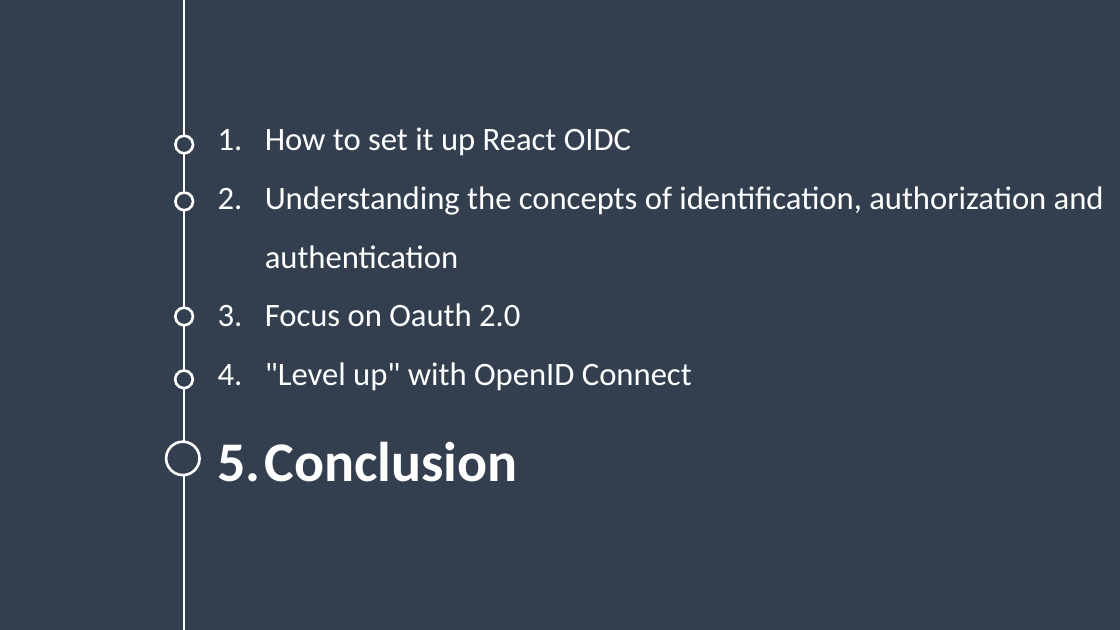
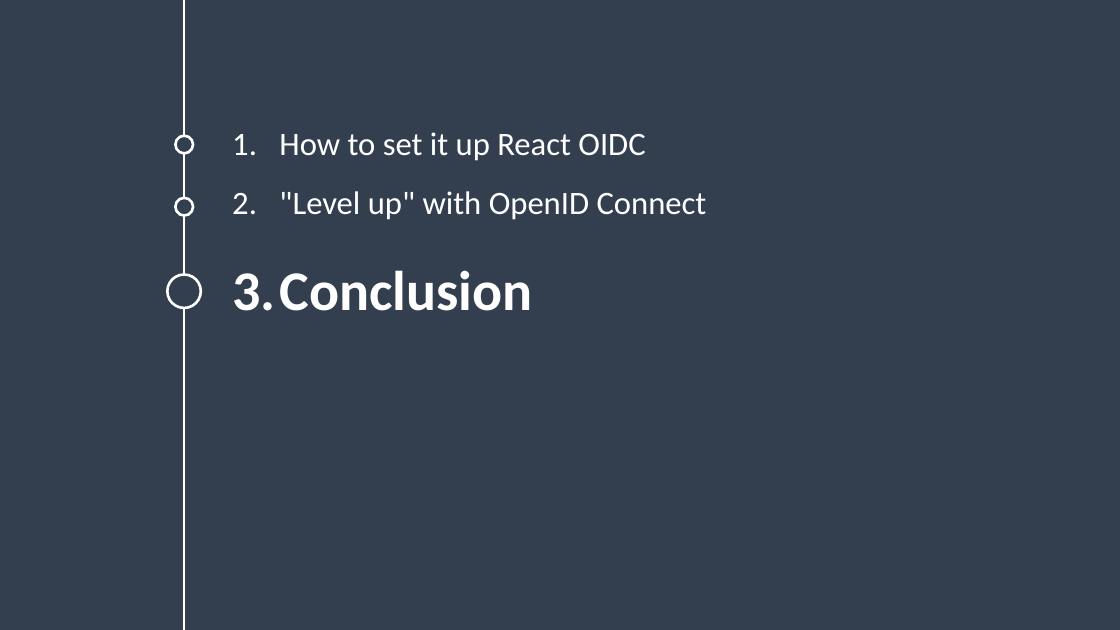
Before and after one commit to guillaume-chervet/course.rest, a slide deck: slide 13 of documentations/React OIDC final.pptx (slide 15 before the commit). Drawn at 1120x630 pixels with LibreOffice and Linux fonts; fonts in the diff are those of the drawing; background and template pictures are left out. Boxes give left, top, right and bottom in pixels: in the first picture for what was removed or moved away, otherwise in the second. Text is boxed around its words. In the diff, an @@ line names an element or a change of style, - is before the commit and + after.

```diff
--- a/documentations/React OIDC final.pptx
+++ b/documentations/React OIDC final.pptx
@@ text "How to set it up ...": place and size @@
-text "How to set it up ..." at (218, 127, 1104, 482)
+text "How to set it up ..." at (232, 132, 707, 311)
@@ ellipse: place and size @@
-ellipse at (176, 192, 193, 210)
+ellipse at (176, 198, 193, 216)
@@ text at (265, 186, 1104, 327): paragraphs removed @@
-2. Understanding the concepts of identification, authorization and authentication
-3. Focus on Oauth 2.0
@@ ellipse: place and size @@
-ellipse at (166, 442, 200, 476)
+ellipse at (167, 275, 201, 308)
@@ ellipse removed at (176, 308, 193, 325) @@
@@ ellipse removed at (175, 371, 192, 388) @@
```
Also in this commit, not shown: 2 other slides changed, 2 slides removed, 1 other file.
